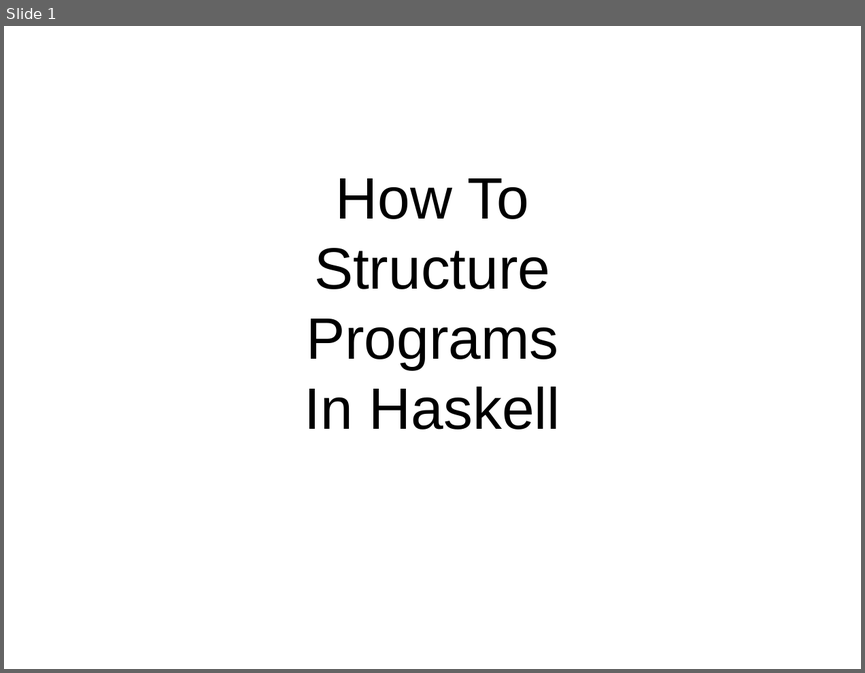
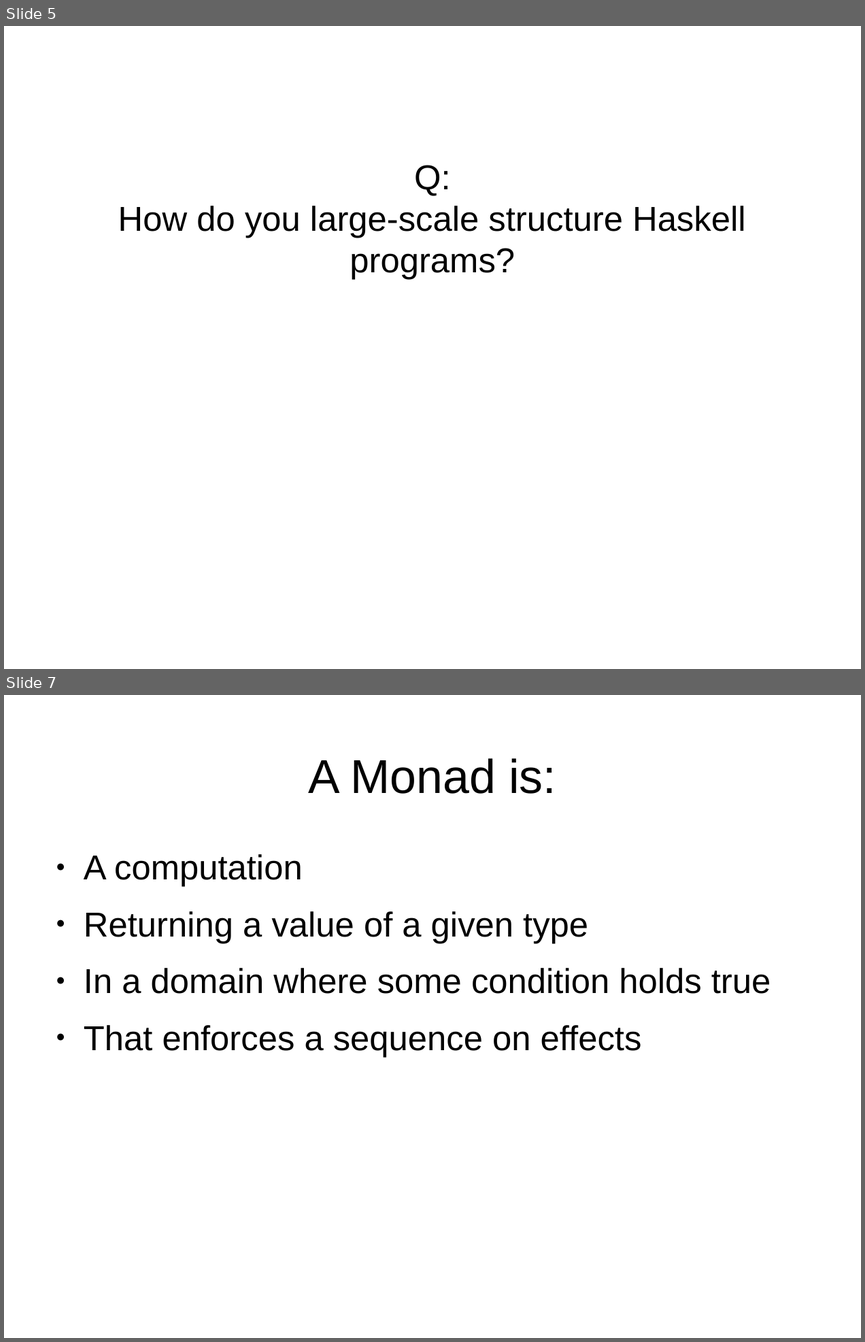
Before and after one commit to bhurt/presentations, a slide deck: hsgems.odp. Shown one above the other, each under a label of ours: slide 1 before the commit, slides 5 and 7 after it; the slides between them are not shown. The pictures are 865x673 and 865x1342 pixels, drawn with LibreOffice and Linux fonts; fonts in the diff are those of the drawing. Boxes give left, top, right and bottom in pixels: in the first picture for what was removed or moved away, otherwise in the second. Text is boxed around its words. In the diff, an @@ line names an element or a change of style, - is before the commit and + after.

```diff
--- a/hsgems.odp
+++ b/hsgems.odp
@@ slide 7 added at box(4, 695, 861, 1338), background #FFFFFF @@
@@ title added at box(308, 758, 556, 794), 44 pt, text #000000 @@
+A Monad is:
@@ text added at box(84, 854, 770, 1057), 32 pt, text #000000 @@
+● A computation
+● Returning a value of a given type
+● In a domain where some condition holds true
+● That enforces a sequence on effects
@@ what was slide 1 is now slide 5 @@
@@ slide 5 changed as well @@
@@ subtitle at box(118, 165, 746, 280): text changed; size 54 to 32 pt @@
-How To
-Structure
-Programs
-In Haskell
+Q:
+How do you large-scale structure Haskell programs?
```
Also in this commit, not shown: 62 other slides added.
